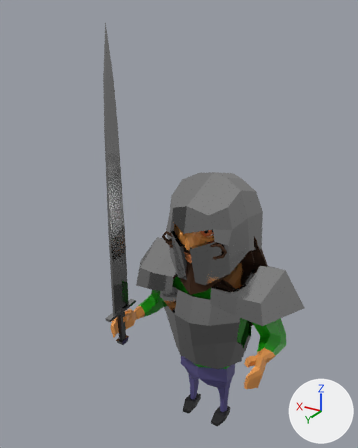
The glTF model Models/Dude.glb, before and after one commit.
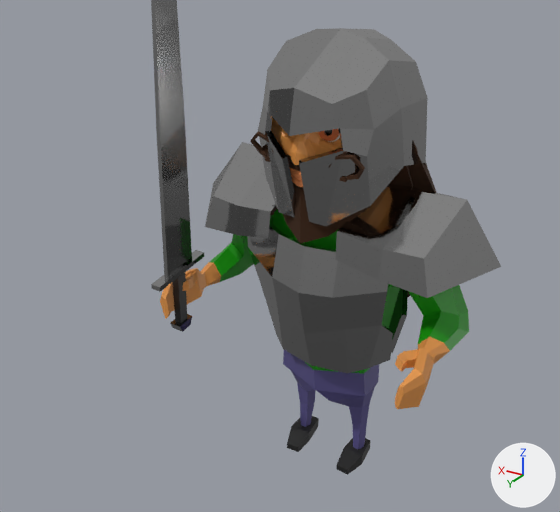
Each version is shown whole from a 50 mm lens placed at (-2.44, 4.86, 5.15), pointed at (0.17, 0.51, 2.97), then close up on the part from 5% to 94% of the width and 35% to 100% of the height. Arrows for +X, +Y and +Z are at lower right; the lights stay in place. Where no turn or scale is listed for an object, it has been applied to the vertices.

Objects in the first close-up: 'Body', 'FacialHair5', 'Hair3_Long', 'KnightArmor', 'KnightHelmet', 'Prop_Sword'.
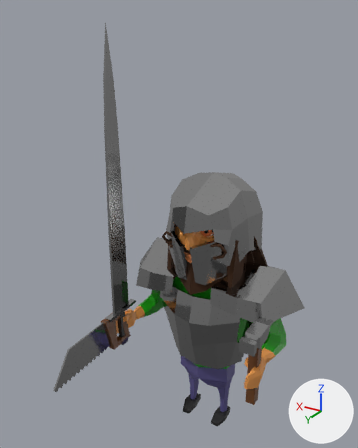
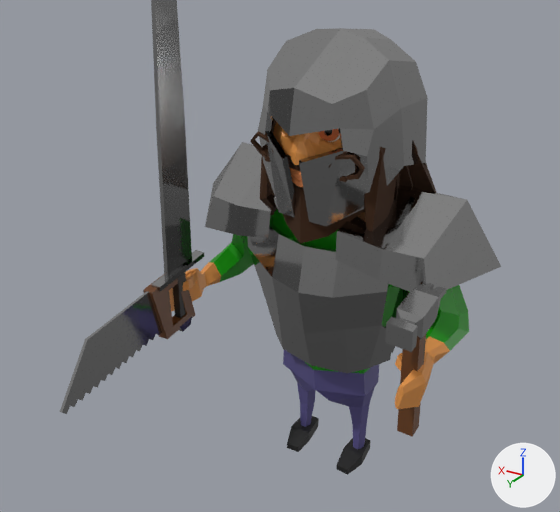
Patch to the scene script:
```diff
--- a/Models/Dude.glb.py
+++ b/Models/Dude.glb.py
@@ mat_saw @@
+mat_saw = principled_material('Saw')
+mat_saw.base_color = (0.136, 0.0462, 0.0108)  # brown #673d1b
@@ me_cube_015 @@
+me_cube_015.from_pydata(...)  # 86 vertices, 168 faces; spans x -0.085..0.085, y -0.357..0.257, z -0.401..0.557
+# faces by material slot: [20, 148]
+me_cube_015.materials.append(mat_saw)  # brown #673d1b
+me_cube_015.materials.append(mat_armor)  # grey #afafaf
@@ me_cube_014 @@
+me_cube_014.from_pydata(...)  # 132 vertices, 260 faces; spans x -0.053..0.051, y -0.081..1.248, z -0.214..0.229
+# faces by material slot: [32, 228]
+me_cube_014.materials.append(mat_saw)  # brown #673d1b
+me_cube_014.materials.append(mat_armor)  # grey #afafaf
@@ me_cube_012 @@
+me_cube_012.from_pydata(...)  # 48 vertices, 92 faces; spans x -0.461..0.461, y -0.489..0.485, z -1.097..0.095
+me_cube_012.materials.append(mat_haircolor)  # brown #3e230b
@@ ob_hammer @@
+ob_hammer = bpy.data.objects.new('Hammer', me_cube_015)
+ob_hammer.location = (-0.899, 0.703, 1.518)
@@ ob_saw @@
+ob_saw = bpy.data.objects.new('Saw', me_cube_014)
+ob_saw.location = (0.876, 0.709, 1.517)
@@ ob_hair5_medium2 @@
+ob_hair5_medium2 = bpy.data.objects.new('Hair5_Medium2', me_cube_012)
+ob_hair5_medium2.location = (0.0, -0.059, 3.239)
```

What differs and where, as boxes [x1, y1, x2, y2] in the close-ups (560 x 512 px):
'Saw', added: after [60, 274, 195, 414]
    faces in mat_armor (grey #afafaf): [60, 291, 162, 414]
    faces in mat_saw (brown #673d1b): [143, 274, 195, 339]
'Hammer', added: after [385, 283, 447, 437]
    faces in mat_armor (grey #afafaf): [385, 283, 447, 352]
    faces in mat_saw (brown #673d1b): [397, 334, 426, 437]
'Hair5_Medium2', added (brown): after [260, 118, 400, 231]
